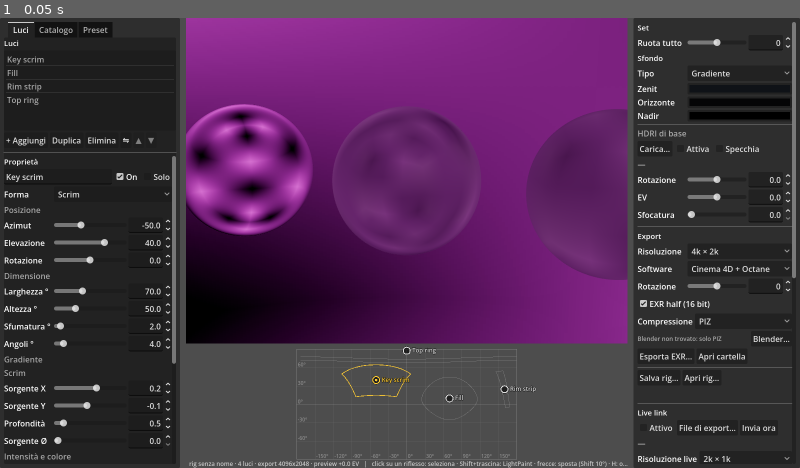
Above: before the commit, frame 1.
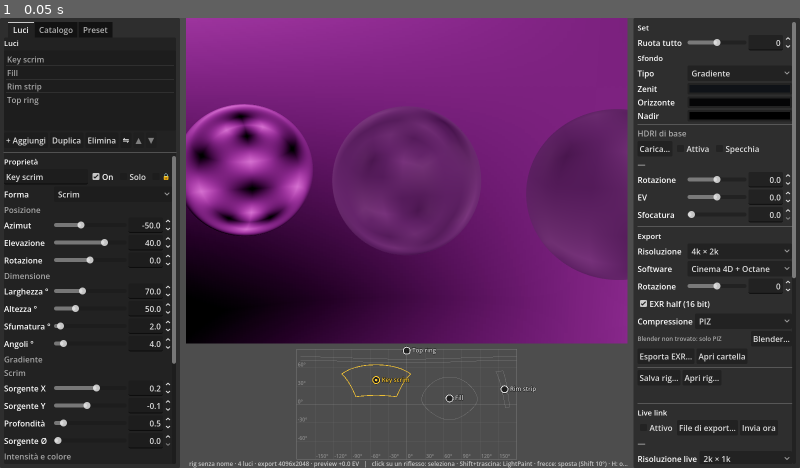
Above: after the commit, the same moment.

Repository: lignazio/hdri-studio
Game: Godot game, scene res://scenes/main.tscn
Same seed, same stepped clock (60 frames per second), same inputs: the game is played once before the commit and once after it.
Inputs:
- Up to frame 1 (0.05 s): no input

The runs differ from the first frame. In frame 1, less than 0.1% of the frame differs, in the area x 11-22%, y 34-36%.
Error in both runs: Assertion failed: RenderingDevice non disponibile (headless?) (res://bake/baker.gd:47)

Commit message:
Lucchetto sulle luci; README e piano v1.8
Co-Authored-By: Claude Opus 5 <noreply@anthropic.com>

Diff:
--- a/hdri_studio/core/rig_light.gd
+++ b/hdri_studio/core/rig_light.gd
@@ -20,6 +20,8 @@
 @export var enabled := true
 ## Con almeno una luce in solo, il bake include solo quelle.
 @export var solo := false
+## Bloccata: LightPaint, trascinamento sulla mappa e frecce non la spostano.
+@export var locked := false
 @export var shape := Shape.RECT
 @export_range(-180.0, 180.0) var azimuth := 0.0
 @export_range(-90.0, 90.0) var elevation := 0.0
@@ -251,7 +253,7 @@
 
 func to_dict() -> Dictionary:
 	return {
-		"name": name, "enabled": enabled, "solo": solo, "shape": Shape.keys()[shape],
+		"name": name, "enabled": enabled, "solo": solo, "locked": locked, "shape": Shape.keys()[shape],
 		"azimuth": azimuth, "elevation": elevation, "roll": roll,
 		"width": width, "height": height, "softness": softness, "corner_radius": corner_radius,
 		"falloff": Falloff.keys()[falloff],
@@ -274,6 +276,7 @@
 	l.name = d.get("name", l.name)
 	l.enabled = d.get("enabled", l.enabled)
 	l.solo = d.get("solo", l.solo)
+	l.locked = d.get("locked", false)
 	l.shape = Shape.get(d.get("shape", "RECT"), Shape.RECT)
 	l.azimuth = d.get("azimuth", l.azimuth)
 	l.elevation = d.get("elevation", l.elevation)
--- a/hdri_studio/scenes/main.gd
+++ b/hdri_studio/scenes/main.gd
@@ -453,6 +453,8 @@
 		return
 	for i in _selection:
 		var l: RigLight = rig.lights[i]
+		if l.locked:
+			continue
 		l.azimuth = wrapf(l.azimuth + daz, -180.0, 180.0)
 		l.elevation = clampf(l.elevation + del, -90.0, 90.0)
 	props.sync_values()
@@ -477,6 +479,8 @@
 		# trascinare una luce del gruppo sposta tutto il gruppo
 		for j in _selection:
 			var o: RigLight = rig.lights[j]
+			if o.locked:
+				continue
 			o.azimuth = wrapf(o.azimuth + daz, -180.0, 180.0)
 			o.elevation = clampf(o.elevation + del, -90.0, 90.0)
 	else:
@@ -495,6 +499,9 @@
 		nl.softness = 1.0
 		light_list.add_and_select(nl)
 	var l: RigLight = rig.lights[_selected]
+	if l.locked:
+		export_panel.set_status("La luce \"%s\" è bloccata (🔒): il LightPaint non la sposta" % l.name)
+		return
 	l.azimuth = rad_to_deg(atan2(-dir.x, dir.z))
 	l.elevation = rad_to_deg(asin(clampf(dir.y, -1.0, 1.0)))
 	props.sync_values()
--- a/hdri_studio/tools/ui_smoke.gd
+++ b/hdri_studio/tools/ui_smoke.gd
@@ -535,6 +535,16 @@
 	main.rig.lights.clear()
 	_check(main.load_rig_from(ProjectSettings.globalize_path("res://out/smoke_meta.exr")) and main.rig.lights.size() == 1 and main.rig.lights[0].name == "hdr test", "rig riaperto dall'EXR")
 
+	# lucchetto
+	main._select(0)
+	var lk: RigLight = main.rig.lights[0]
+	lk.locked = true
+	var az0 := lk.azimuth
+	main._on_paint(Vector3(1, 0, 0), true)
+	main._nudge(10.0, 0.0, true)
+	_check(is_equal_approx(lk.azimuth, az0), "luce bloccata: LightPaint e frecce non la spostano")
+	lk.locked = false
+
 	ok = ok and _all_ok
 	print("[smoke] %s" % ("TUTTO OK" if ok else "FALLITO"))
 	quit(0 if ok else 1)
--- a/hdri_studio/ui/light_list_panel.gd
+++ b/hdri_studio/ui/light_list_panel.gd
@@ -115,6 +115,8 @@
 			txt += "  [solo]"
 		if l.separate:
 			txt += "  ⇗"
+		if l.locked:
+			txt += "  🔒"
 		list.add_item(txt)
 	select_many(prev_all)
 	_update_buttons()
--- a/hdri_studio/ui/light_properties.gd
+++ b/hdri_studio/ui/light_properties.gd
@@ -16,6 +16,7 @@
 var _name: LineEdit
 var _enabled: CheckBox
 var _solo: CheckBox
+var _locked: CheckBox
 var _shape: OptionButton
 var _rows := {}
 var _falloff: OptionButton
@@ -66,6 +67,11 @@
 	_solo.text = "Solo"
 	_solo.toggled.connect(func(v: bool) -> void: _set_prop("solo", v, true, true))
 	top.add_child(_solo)
+	_locked = CheckBox.new()
+	_locked.text = "🔒"
+	_locked.tooltip_text = "Blocca la posizione: LightPaint, mappa e frecce non la spostano"
+	_locked.toggled.connect(func(v: bool) -> void: _set_prop("locked", v, true, true))
+	top.add_child(_locked)
 
 	_shape = _option("Forma", LightListPanel.SHAPE_LABELS, func(i: int) -> void:
 		_set_prop("shape", i, true)
@@ -280,6 +286,7 @@
 	_name.text = l.name
 	_enabled.button_pressed = l.enabled
 	_solo.button_pressed = l.solo
+	_locked.button_pressed = l.locked
 	_shape.selected = l.shape
 	for prop in _rows:
 		var v: float
--- a/hdri_studio/ui/map_view.gd
+++ b/hdri_studio/ui/map_view.gd
@@ -176,10 +176,10 @@
 		if event.pressed:
 			var i := _pick(event.position)
 			if i >= 0:
-				_dragging = i
+				_dragging = i if not rig.lights[i].locked else -1
 				if i != selected:
 					light_selected.emit(i)
-			elif selected >= 0 and _map_rect().has_point(event.position):
+			elif selected >= 0 and not rig.lights[selected].locked and _map_rect().has_point(event.position):
 				# click sul vuoto: sposta la luce selezionata lì
 				_dragging = selected
 				_move_to(event.position, false)
Not shown, changed: PIANO.md
Not shown, changed: hdri_studio/README.md
